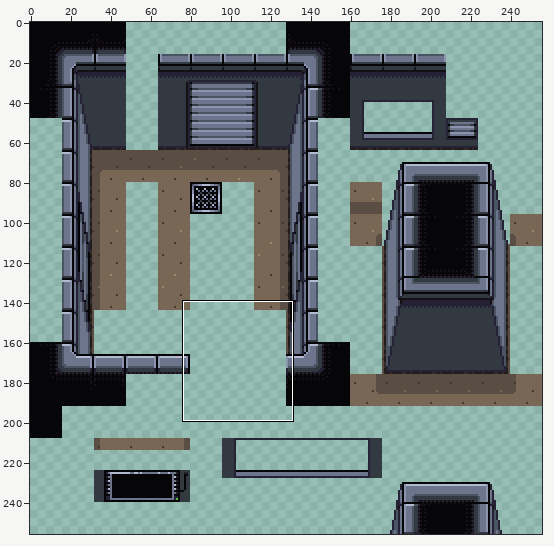
File history of a sprite sheet, assets/aseprite/tileset.png. The first picture is a wide view before the edit; the outline marks the close-up.
Close-up. Earlier state:
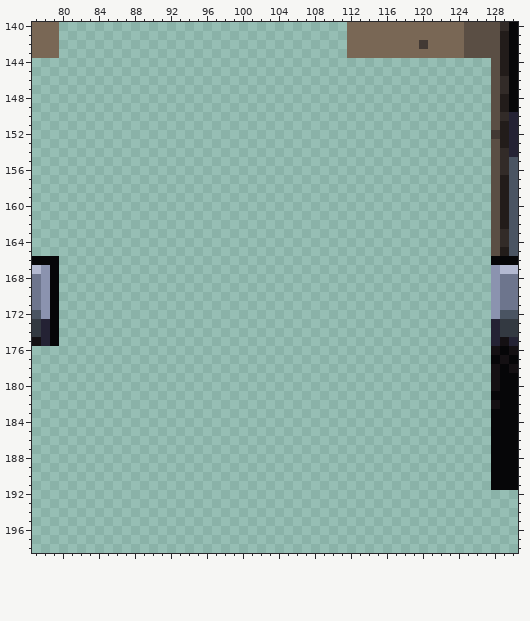
The file is 256x256 pixels. Shown: x 77..130, y 140..198.
After the commit:
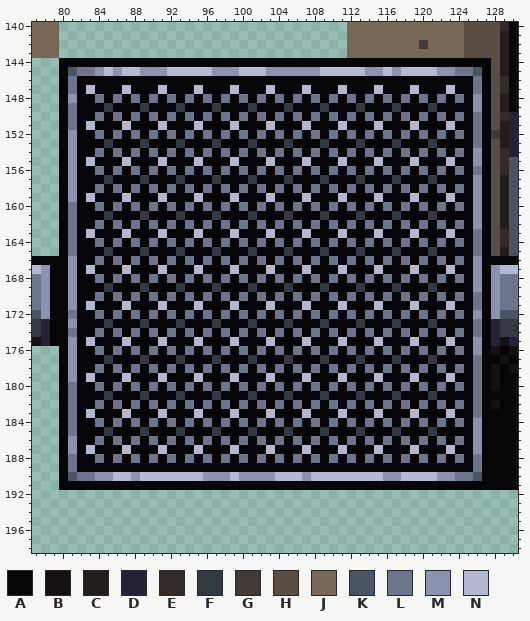
Palette (. is transparent): A #060608  B #141013  C #221c1a  D #242234  E #322b28  F #333941  G #423934  H #5a4e44  J #796755  K #4a5462  L #6d758d  M #8b93af  N #b3b9d1
What changed:
@@ x 77..130 @@
 143 JJJ................................JJJJJJJJJJJJJHHHHCA
-144 ...................................................HCA
-145 ...................................................HCA
-146 ...................................................HEA
-147 ...................................................HEA
-148 ...................................................HCA
-149 ...................................................HCA
-150 ...................................................HED
-151 ...................................................HCD
-152 ...................................................GCD
-153 ...................................................HCD
-154 ...................................................HED
-155 ...................................................HEK
-156 ...................................................HEK
-157 ...................................................HCK
-158 ...................................................HCK
-159 ...................................................HCK
-160 ...................................................HCK
-161 ...................................................HCK
-162 ...................................................HCK
-163 ...................................................HEK
-164 ...................................................HEK
-165 ...................................................HCK
-166 AAA................................................AAA
-167 NMA................................................MNN
-168 LMA................................................MLL
-169 LMA................................................MLL
-170 LMA................................................MLL
-171 LMA................................................MLL
-172 KMA................................................MKK
-173 FDA................................................DFF
-174 FDA................................................DFF
-175 BDA................................................DBD
-176 ...................................................BAB
-177 ...................................................ABA
-178 ...................................................BAB
-179 ...................................................BAA
-180 ...................................................BAA
-181 ...................................................AAA
-182 ...................................................BAA
-183 ...................................................AAA
-184 ...................................................AAA
-185 ...................................................AAA
-186 ...................................................AAA
-187 ...................................................AAA
-188 ...................................................AAA
-189 ...................................................AAA
-190 ...................................................AAA
-191 ...................................................AAA
+144 ...AAAAAAAAAAAAAAAAAAAAAAAAAAAAAAAAAAAAAAAAAAAAAAAAHCA
+145 ...AKLLMNMNNMMMNNNNNMMMNNNMMMMMMNNNNNMMNMNNNNMMLLKAHCA
+146 ...ALAAAAAAAAAAAAAAAAAAAAAAAAAAAAAAAAAAAAAAAAAAAALAHEA
+147 ...ALANAAANAAANAAANAAANAAANAAANAAANAAANAAANAAANAALAHEA
+148 ...AMAALALALALALALALALALALALALALALALALALALALALALAMAHCA
+149 ...ALAAAFAAAFAAAFAAAFAAAFAAAFAAAFAAAFAAAFAAAFAAAAMAHCA
+150 ...ALAALALALALALALALALALALALALALALALALALALALALALALAHED
+151 ...ALANAAANAAANAAANAAANAAANAAANAAANAAANAAANAAANAALAHCD
+152 ...AMAALALALALALALALALALALALALALALALALALALALALALALAGCD
+153 ...AMAAAFAAAFAAAFAAAFAAAFAAAFAAAFAAAFAAAFAAAFAAAALAHCD
+154 ...AMAALALALALALALALALALALALALALALALALALALALALALAMAHED
+155 ...AMANAAANAAANAAANAAANAAANAAANAAANAAANAAANAAANAAMAHEK
+156 ...AMAALALALALALALALALALALALALALALALALALALALALALALAHEK
+157 ...AMAAAFAAAFAAAFAAAFAAAFAAAFAAAFAAAFAAAFAAAFAAAAMAHCK
+158 ...AMAALALALALALALALALALALALALALALALALALALALALALAMAHCK
+159 ...AMANAAANAAANAAANAAANAAANAAANAAANAAANAAANAAANAAMAHCK
+160 ...ALAALALALALALALALALALALALALALALALALALALALALALAMAHCK
+161 ...ALAAAFAAAFAAAFAAAFAAAFAAAFAAAFAAAFAAAFAAAFAAAAMAHCK
+162 ...ALAALALALALALALALALALALALALALALALALALALALALALAMAHCK
+163 ...ALANAAANAAANAAANAAANAAANAAANAAANAAANAAANAAANAALAHEK
+164 ...ALAALALALALALALALALALALALALALALALALALALALALALALAHEK
+165 ...ALAAAFAAAFAAAFAAAFAAAFAAAFAAAFAAAFAAAFAAAFAAAALAHCK
+166 AAAAMAALALALALALALALALALALALALALALALALALALALALALAMAAAA
+167 NMAAMANAAANAAANAAANAAANAAANAAANAAANAAANAAANAAANAAMAMNN
+168 LMAAMAALALALALALALALALALALALALALALALALALALALALALAMAMLL
+169 LMAAMAAAFAAAFAAAFAAAFAAAFAAAFAAAFAAAFAAAFAAAFAAAAMAMLL
+170 LMAAMAALALALALALALALALALALALALALALALALALALALALALALAMLL
+171 LMAAMANAAANAAANAAANAAANAAANAAANAAANAAANAAANAAANAALAMLL
+172 KMAALAALALALALALALALALALALALALALALALALALALALALALAMAMKK
+173 FDAAMAAAFAAAFAAAFAAAFAAAFAAAFAAAFAAAFAAAFAAAFAAAALADFF
+174 FDAALAALALALALALALALALALALALALALALALALALALALALALALADFF
+175 BDAAMANAAANAAANAAANAAANAAANAAANAAANAAANAAANAAANAAMADBD
+176 ...AMAALALALALALALALALALALALALALALALALALALALALALAMABAB
+177 ...AMAAAFAAAFAAAFAAAFAAAFAAAFAAAFAAAFAAAFAAAFAAAALAABA
+178 ...AMAALALALALALALALALALALALALALALALALALALALALALALABAB
+179 ...AMANAAANAAANAAANAAANAAANAAANAAANAAANAAANAAANAALABAA
+180 ...ALAALALALALALALALALALALALALALALALALALALALALALALABAA
+181 ...ALAAAFAAAFAAAFAAAFAAAFAAAFAAAFAAAFAAAFAAAFAAAALAAAA
+182 ...ALAALALALALALALALALALALALALALALALALALALALALALALABAA
+183 ...ALANAAANAAANAAANAAANAAANAAANAAANAAANAAANAAANAALAAAA
+184 ...ALAALALALALALALALALALALALALALALALALALALALALALAMAAAA
+185 ...ALAAAFAAAFAAAFAAAFAAAFAAAFAAAFAAAFAAAFAAAFAAAAMAAAA
+186 ...AMAALALALALALALALALALALALALALALALALALALALALALAMAAAA
+187 ...AMANAAANAAANAAANAAANAAANAAANAAANAAANAAANAAANAAMAAAA
+188 ...ALAALALALALALALALALALALALALALALALALALALALALALALAAAA
+189 ...ALAAAAAAAAAAAAAAAAAAAAAAAAAAAAAAAAAAAAAAAAAAAALAAAA
+190 ...AKLLMMNNMNNNNNNNMMMNMMMMNNNMNNNNNNNNMMNNNNMMLLKAAAA
+191 ...AAAAAAAAAAAAAAAAAAAAAAAAAAAAAAAAAAAAAAAAAAAAAAAAAAA
 192 ......................................................
Boxes around the changes in both close-ups, in picture pixels (x1, y1, x2, y2):
added: (59, 58, 491, 490)
